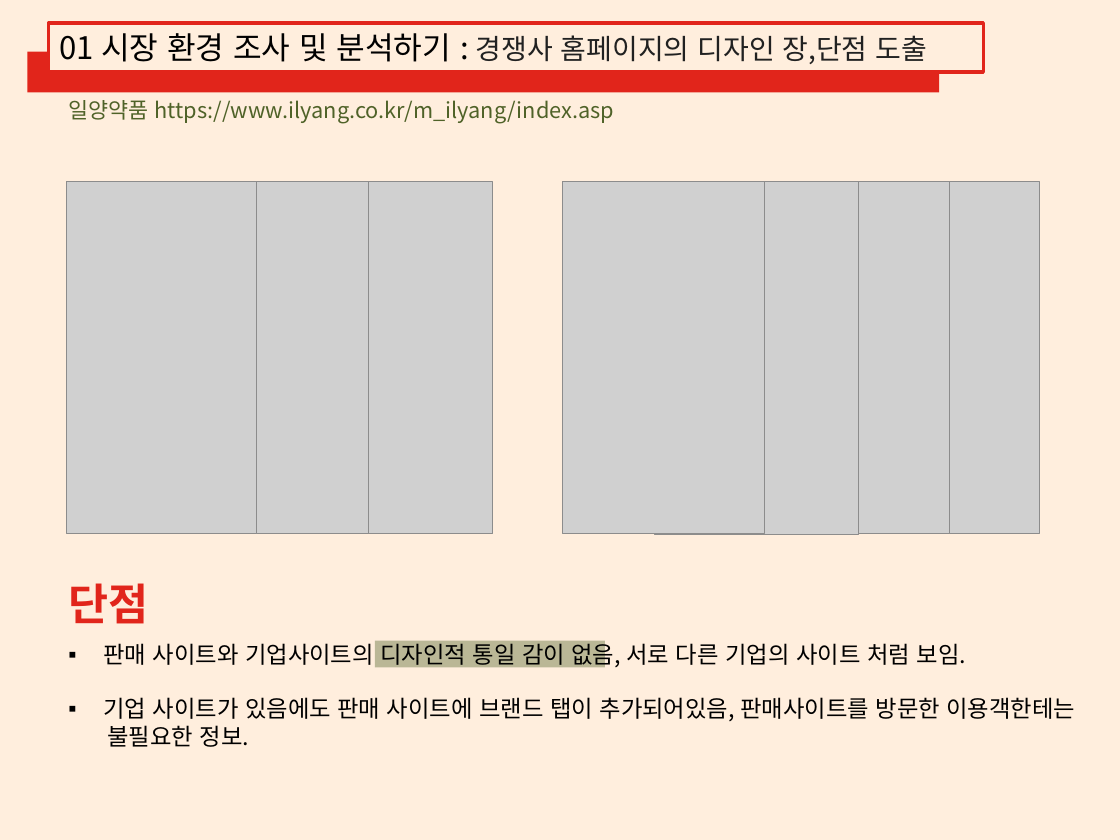
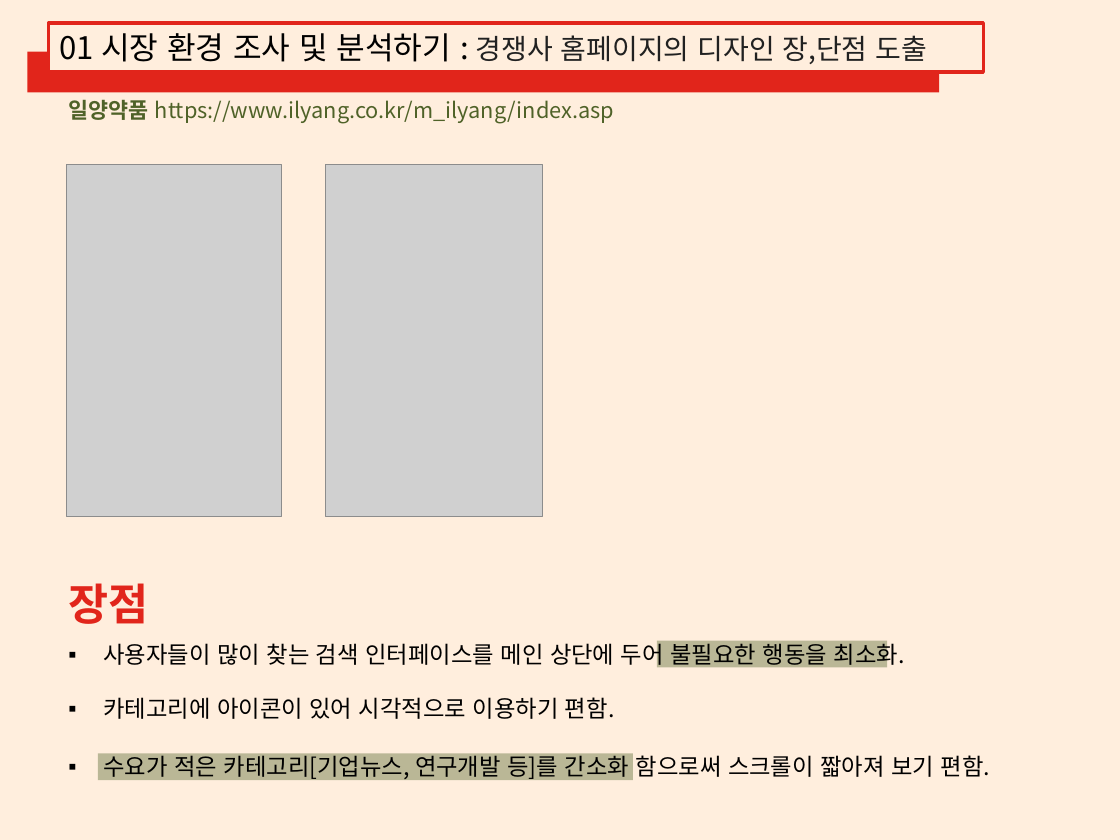
Before and after one commit to LEEGYUNGRIM/report01, a slide deck: slide 7 of 디자인설계 및 조사분석.pptx. Drawn at 1120x840 pixels with LibreOffice and Linux fonts; fonts in the diff are those of the drawing; grey boxes stand for pictures. Boxes give left, top, right and bottom in pixels: in the first picture for what was removed or moved away, otherwise in the second. Text is boxed around its words. In the diff, an @@ line names an element or a change of style, - is before the commit and + after.

```diff
--- a/디자인설계 및 조사분석.pptx
+++ b/디자인설계 및 조사분석.pptx
@@ text "일양약품 https://www.ilyang.co.kr/m_ilyang/index.asp" at [68, 100, 614, 124]: bold on in "일양약품" @@
@@ picture: place and size @@
-picture at [67, 181, 258, 533]
+picture at [66, 165, 281, 517]
@@ picture: place and size @@
-picture at [291, 181, 493, 533]
+picture at [326, 165, 543, 517]
@@ picture removed at [179, 181, 368, 533] @@
@@ picture removed at [562, 181, 764, 533] @@
@@ picture removed at [655, 181, 859, 534] @@
@@ picture removed at [747, 181, 950, 533] @@
@@ picture removed at [838, 181, 1039, 533] @@
@@ text at [68, 583, 148, 624]: text changed @@
-단점
+장점
@@ text at [103, 640, 905, 670]: text changed @@
-▪ 판매 사이트와 기업사이트의 디자인적 통일 감이 없음, 서로 다른 기업의 사이트 처럼 보임.
+▪ 사용자들이 많이 찾는 검색 인터페이스를 메인 상단에 두어 불필요한 행동을 최소화.
@@ rectangle: place and size @@
-rectangle at [375, 641, 606, 668]
+rectangle at [657, 641, 888, 668]
@@ text at [103, 697, 615, 719]: text changed @@
-▪ 기업 사이트가 있음에도 판매 사이트에 브랜드 탭이 추가되어있음, 판매사이트를 방문한 이용객한테는
-불필요한 정보.
+▪ 카테고리에 아이콘이 있어 시각적으로 이용하기 편함.
@@ rectangle added at [97, 754, 633, 781], fill #4F6228 at 39% opacity @@
@@ text added at [103, 752, 991, 782], 15 pt, text #000000 @@
+▪ 수요가 적은 카테고리[기업뉴스, 연구개발 등]를 간소화 함으로써 스크롤이 짧아져 보기 편함.
```
Also in this commit, not shown: 1 other slide changed, 1 slide removed.
